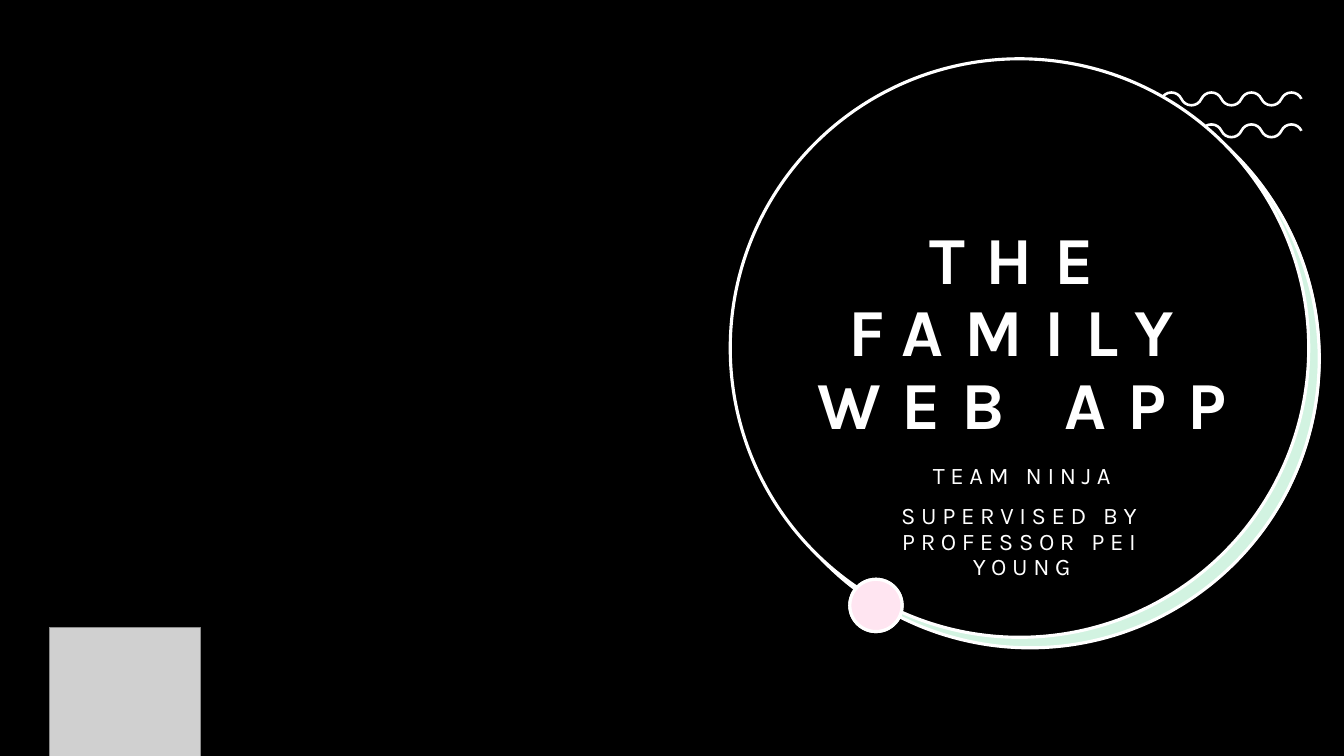
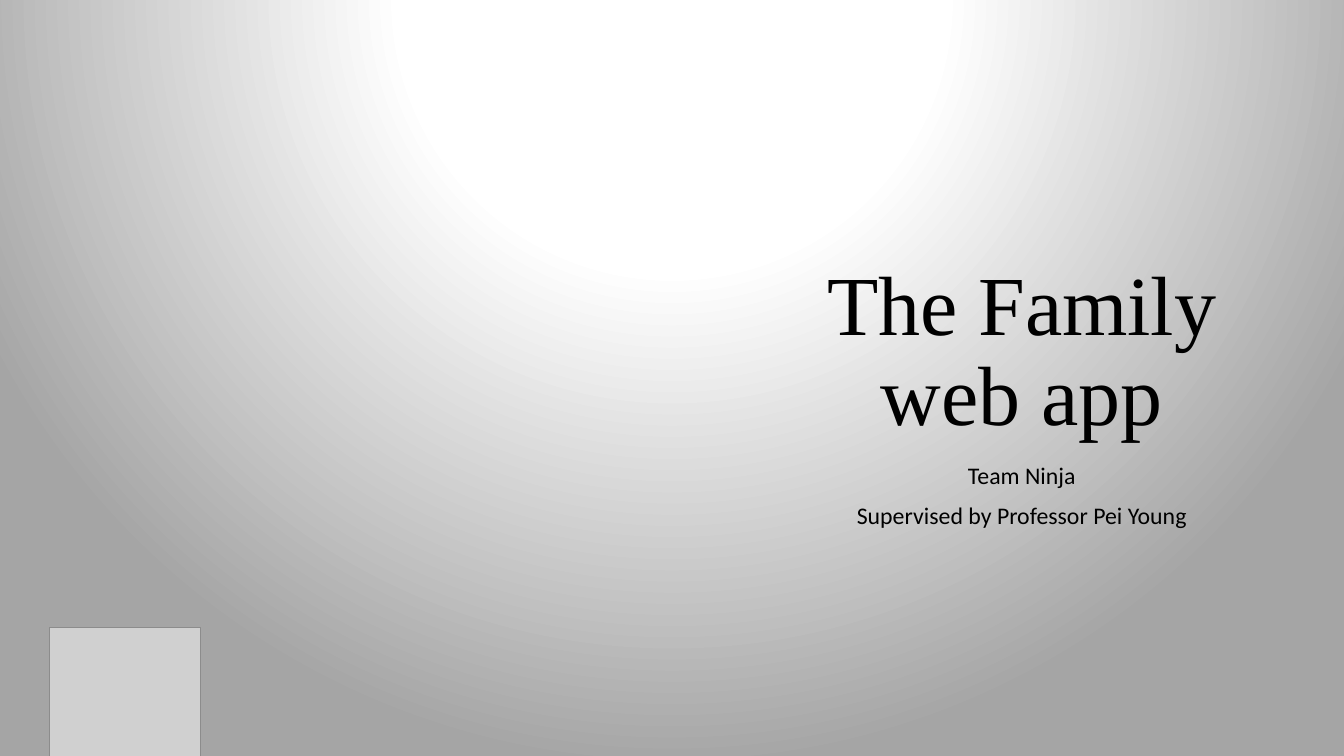
Before and after one commit to Khasaleh/family_app, a slide deck: slide 1 of Presentation1.pptx. Drawn at 1344x756 pixels with LibreOffice and Linux fonts; fonts in the diff are those of the drawing; grey boxes stand for pictures; background and template pictures are left out. Boxes give left, top, right and bottom in pixels: in the first picture for what was removed or moved away, otherwise in the second. Text is boxed around its words. In the diff, an @@ line names an element or a change of style, - is before the commit and + after.

```diff
--- a/Presentation1.pptx
+++ b/Presentation1.pptx
@@ rectangle removed at [0,0,1344,756] @@
@@ rectangle removed at [506,0,1344,756] @@
@@ ellipse removed at [730,58,1309,637] @@
@@ ellipse removed at [741,70,1320,648] @@
@@ ellipse removed at [742,70,1321,648] @@
@@ freeform shape removed at [1160,91,1303,106] @@
@@ freeform shape removed at [1160,123,1303,138] @@
@@ title at [827,276,1217,441]: text changed; size 48 to 60 pt; font Karla to Times New Roman; text colour #FFFFFF to #000000; bold off @@
-THE FAMILY WEB APP
+The Family web app
@@ subtitle at [857,467,1187,528]: text changed; font Karla to Calibri; text colour #FFFFFF to #000000 @@
-TEAM NINJA
-SUPERVISED BY PROFESSOR PEI YOUNG
+Team Ninja
+Supervised by Professor Pei Young
@@ ellipse removed at [850,580,902,632] @@
@@ ellipse removed at [850,580,902,632] @@
```
Also in this commit, not shown: 10 other slides changed, 1 slide added, 1 other file.
